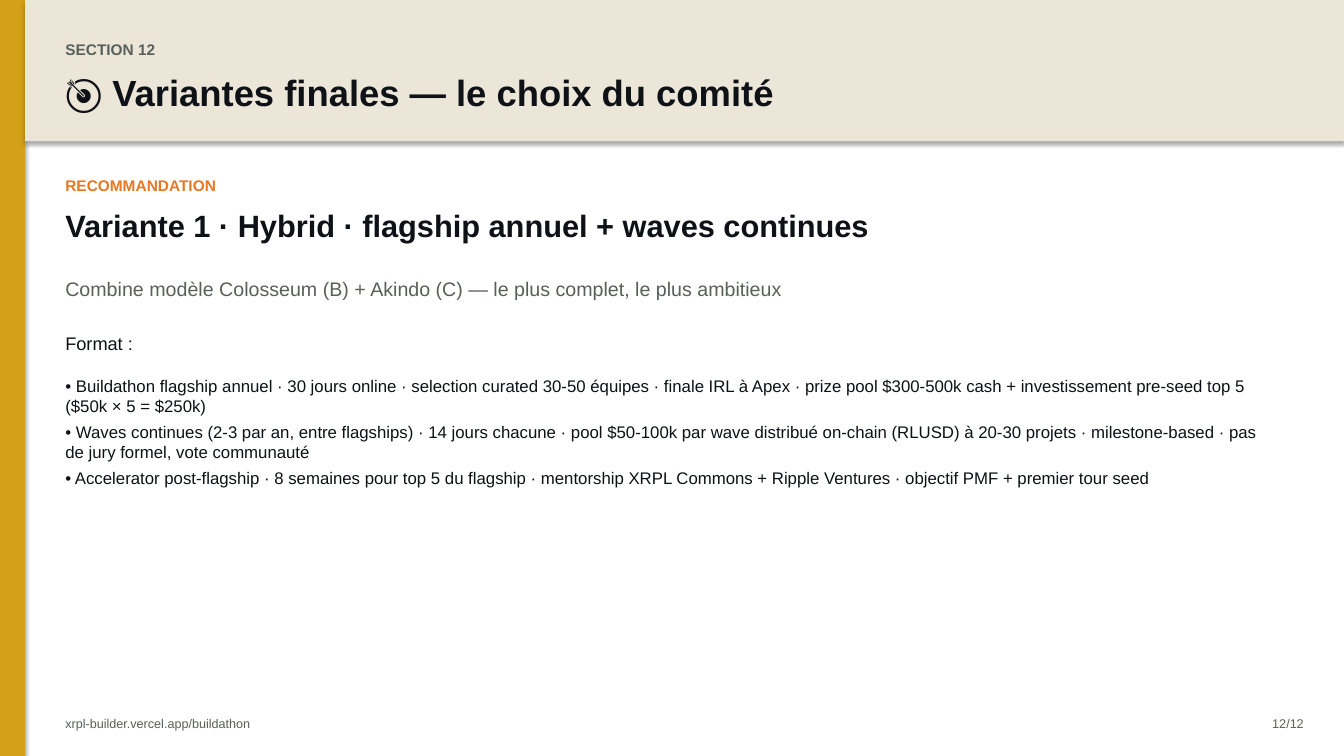
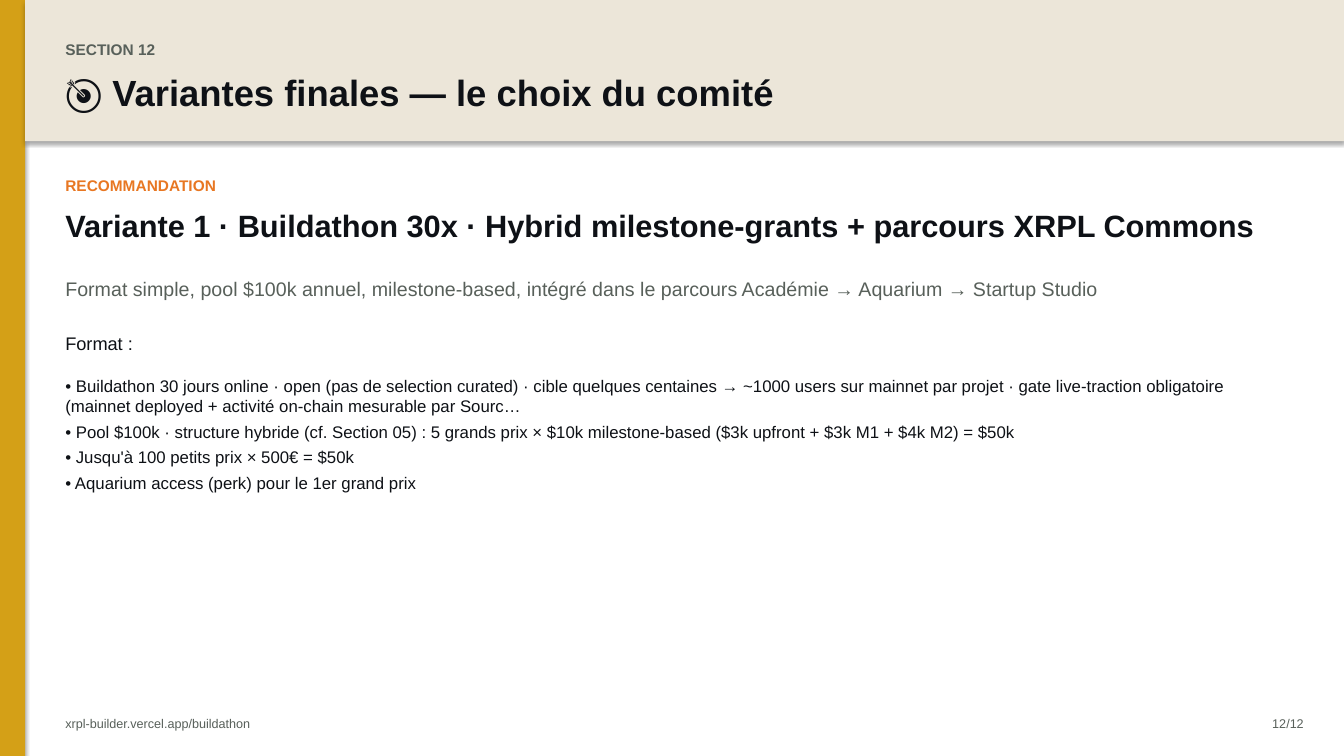
Before and after one commit to AurelienBg/xrpl-builder, a slide deck: slide 13 of buildathon-deck.pptx. Drawn at 1344x756 pixels with LibreOffice and Linux fonts; fonts in the diff are those of the drawing. Boxes give left, top, right and bottom in pixels: in the first picture for what was removed or moved away, otherwise in the second. Text is boxed around its words. In the diff, an @@ line names an element or a change of style, - is before the commit and + after.

Commit message:
feat(buildathon): apply comité decisions May 13, 2026
Major refactor across Sections 00, 01, 04, 05, 11, 12 + regenerate .pptx decks.

Section 01 (Name):
- Main proposal: "Buildathon 30^x" (was "Building zone")
- "Building zone" removed entirely from the alternatives
- "Buildathon 30x30" removed (became 30^x as main)
- Remaining alternatives: Buildathon (generic) · ChallengeX

Section 04 (Registry):
- Added realistic ambition target to green banner: "a few hundred to ~1000 users" per project on mainnet by day 30
- Decision attribution: committee May 13, 2026

Section 05 (Prizes) — full refonte:
- Pool $100k (was $30k) · 2026 annual budget
- Hybrid structure (3 brackets):
  - 5 major milestone-grants $10k each = $50k (structure: $3k upfront + $3k at M1 / 3mo + $4k at M2 / 6mo)
  - Up to 100 small prizes × €500 = $50k (no hard cap, pool-bounded)
  - Aquarium access for the 1st major prize (perk, no extra cash)
- Live-traction gate maintained (mainnet + on-chain via SourceTag day 30)
- Old "Pool $30k volume-gated" structure preserved in Alternatives

Section 00 (Synthesis):
- New green block "Parcours XRPL Commons" placing the Buildathon in context:
  Academy (academy.xrpl-commons.org) → Buildathon 30^x → Aquarium → Startup Studio (coming soon)
- Content produced during the Buildathon feeds back into the Academy
- Perpetual Hackathon flagged as distinct future project (not 2026 edition)

Section 11 (Inspiration):
- Solana Colosseum row enriched with Eternal (perpetual variant) sub-mention
- Frontier and Eternal both listed as inspiring models for XRPL Commons

Section 12 (Variant 1):
- Completely rewritten with comité-decided parameters:
  - Buildathon 30^x · Hybrid milestone-grants + XRPL Commons journey
  - $100k pool · 1 FTE · low overhead (~$120-150k all-in 1st edition)
  - Open (not curated) · target a few hundred → 1000 users
  - Weekly ship cadence + Commons amplification + IRL Commons House
  - Path integration: content → Academy, top 1 → Aquarium, suite → Startup Studio
- Variants 2 (Colosseum-pure) and 3 (Builders Cohort) preserved as alternatives

Decks regenerated:
- buildathon-deck.pptx (FR)
- buildathon-deck-en.pptx (EN)

FR + EN mirrored everywhere.

```diff
--- a/buildathon-deck.pptx
+++ b/buildathon-deck.pptx
@@ text at [65, 214, 1254, 242]: text changed @@
-Variante 1 · Hybrid · flagship annuel + waves continues
+Variante 1 · Buildathon 30x · Hybrid milestone-grants + parcours XRPL Commons
@@ text at [65, 281, 1098, 300]: text changed @@
-Combine modèle Colosseum (B) + Akindo (C) — le plus complet, le plus ambitieux
+Format simple, pool $100k annuel, milestone-based, intégré dans le parcours Académie → Aquarium → Startup Studio
@@ text at [65, 380, 1223, 493]: text changed @@
-• Buildathon flagship annuel · 30 jours online · selection curated 30-50 équipes · finale IRL à Apex · prize pool $300-500k cash + investissement pre-seed top 5 ($50k × 5 = $250k)
-• Waves continues (2-3 par an, entre flagships) · 14 jours chacune · pool $50-100k par wave distribué on-chain (RLUSD) à 20-30 projets · milestone-based · pas de jury formel, vote communauté
-• Accelerator post-flagship · 8 semaines pour top 5 du flagship · mentorship XRPL Commons + Ripple Ventures · objectif PMF + premier tour seed
+• Buildathon 30 jours online · open (pas de selection curated) · cible quelques centaines → ~1000 users sur mainnet par projet · gate live-traction obligatoire (mainnet deployed + activité on-chain mesurable par Sourc…
+• Pool $100k · structure hybride (cf. Section 05) : 5 grands prix × $10k milestone-based ($3k upfront + $3k M1 + $4k M2) = $50k
+• Jusqu'à 100 petits prix × 500€ = $50k
+• Aquarium access (perk) pour le 1er grand prix
```
Also in this commit, not shown: 4 other slides changed, 3 other files.
